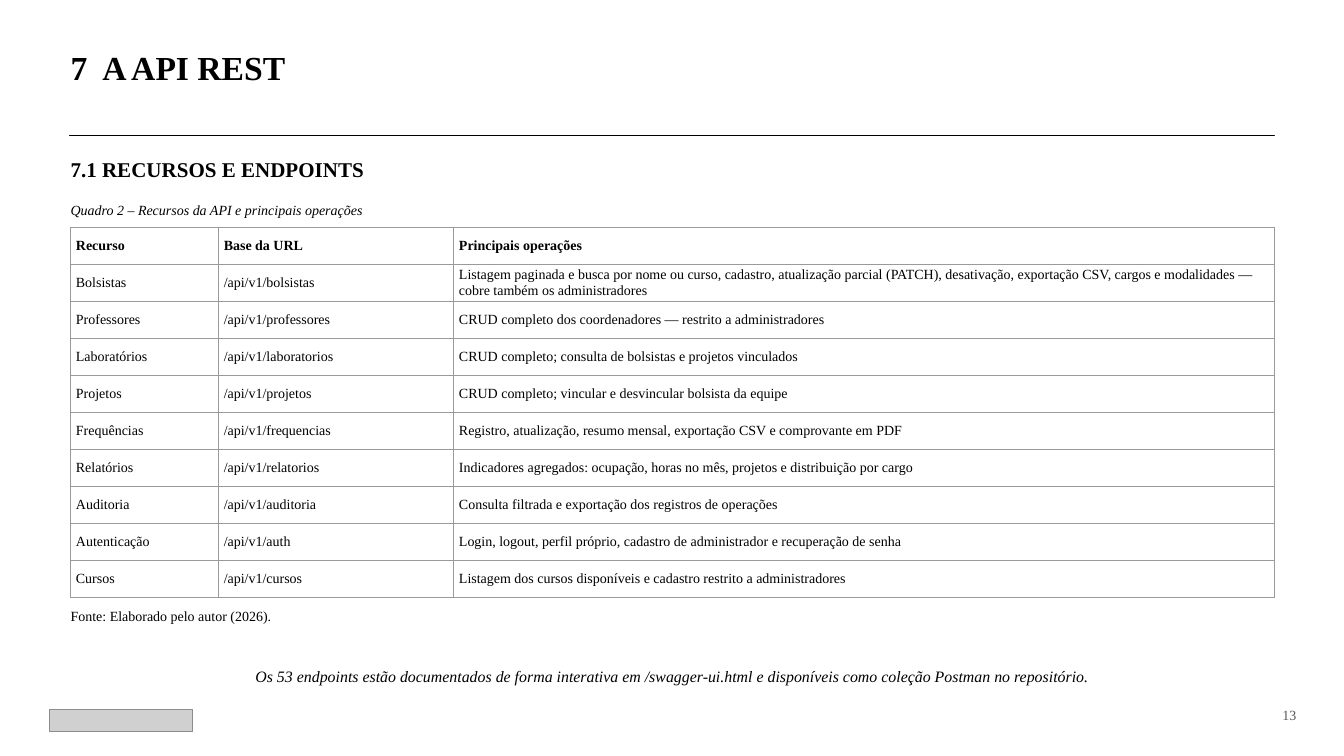
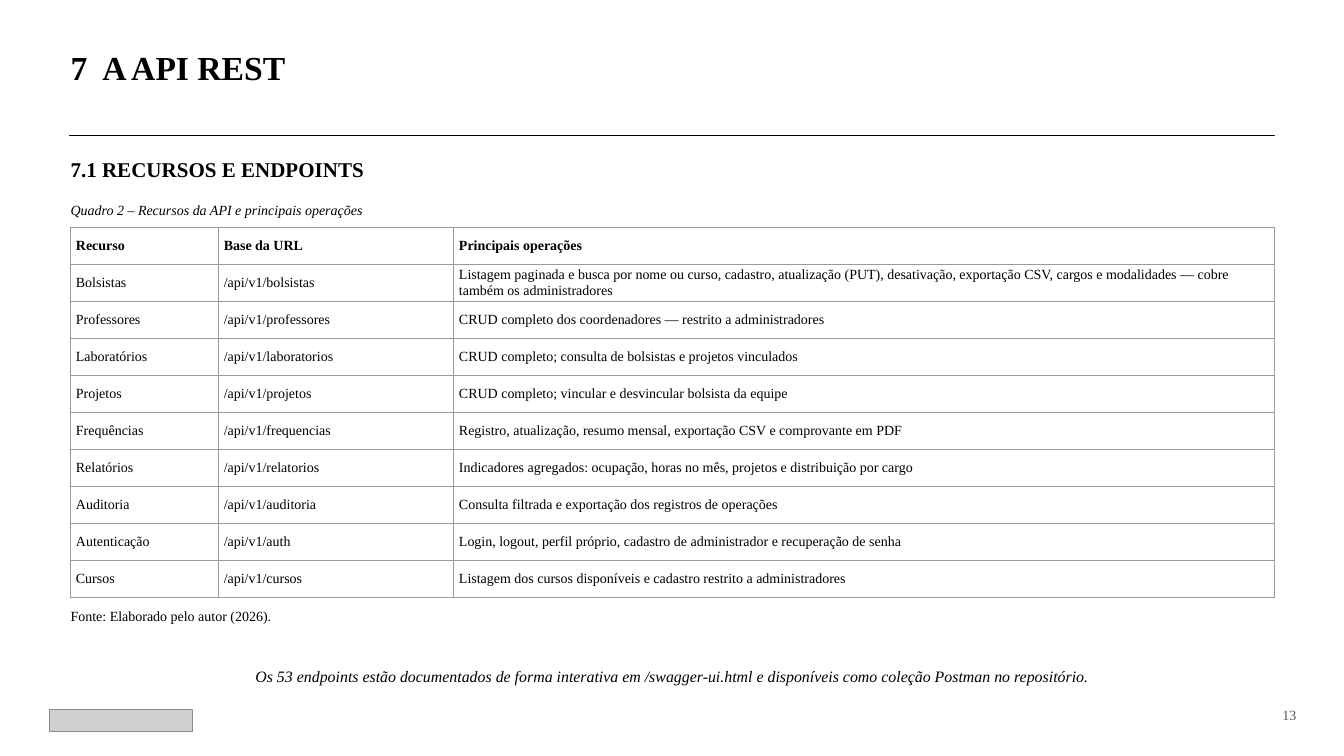
Before and after one commit to matheuskotayko/sisBolsa, a slide deck: slide 13 of docs/SisBolsa_Apresentacao_API_ABNT.pptx. Drawn at 1344x756 pixels with LibreOffice and Linux fonts; fonts in the diff are those of the drawing; grey boxes stand for pictures. Boxes give left, top, right and bottom in pixels: in the first picture for what was removed or moved away, otherwise in the second. Text is boxed around its words. In the diff, an @@ line names an element or a change of style, - is before the commit and + after.

```diff
--- a/docs/SisBolsa_Apresentacao_API_ABNT.pptx
+++ b/docs/SisBolsa_Apresentacao_API_ABNT.pptx
@@ table at [71, 227, 1274, 597] @@
-row 2, column 3: Listagem paginada e busca por nome ou curso, cadastro, atualização parcial (PATCH), desativação, exportação CSV, cargos e modalidades — cobre também os administradores
+row 2, column 3: Listagem paginada e busca por nome ou curso, cadastro, atualização (PUT), desativação, exportação CSV, cargos e modalidades — cobre também os administradores
```
Also in this commit, not shown: 5 other slides changed, 9 other files.
